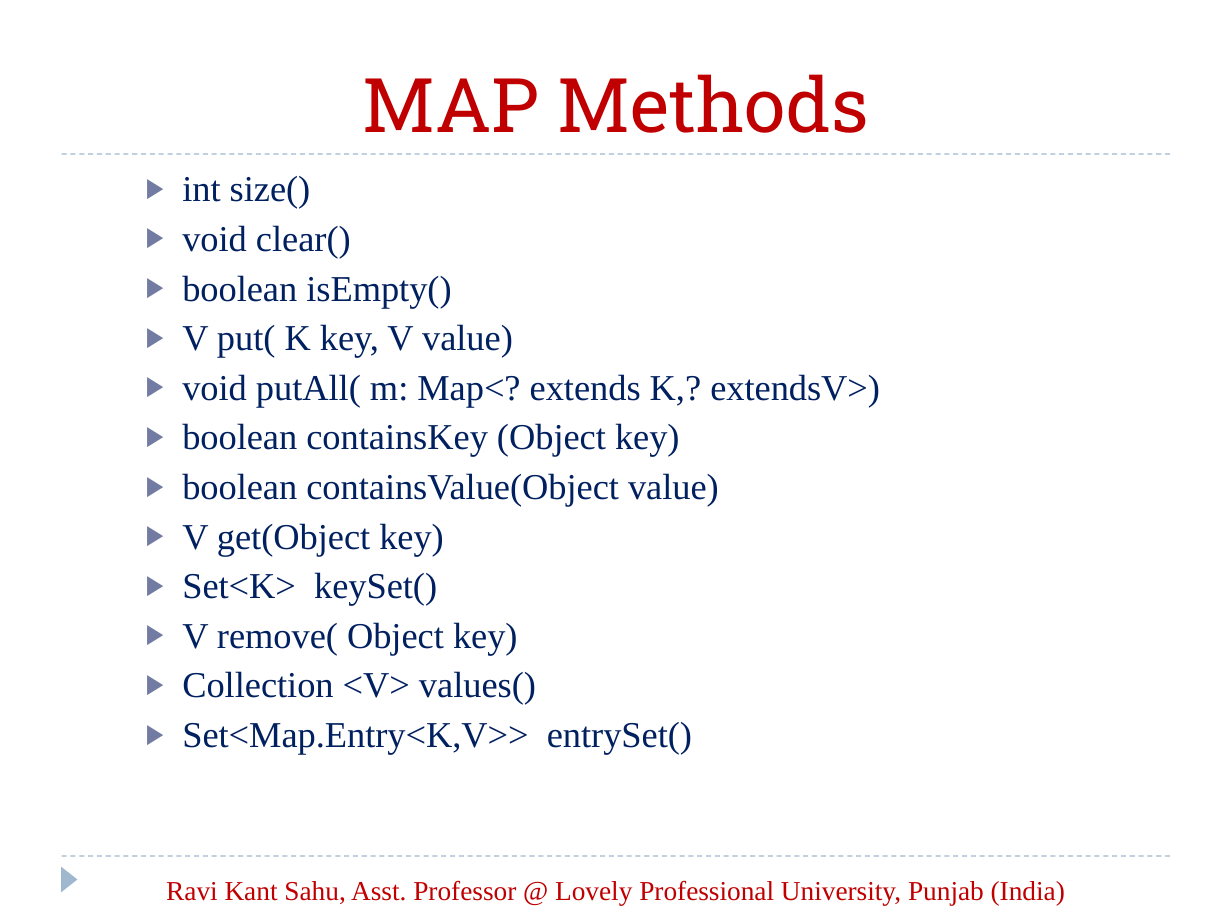
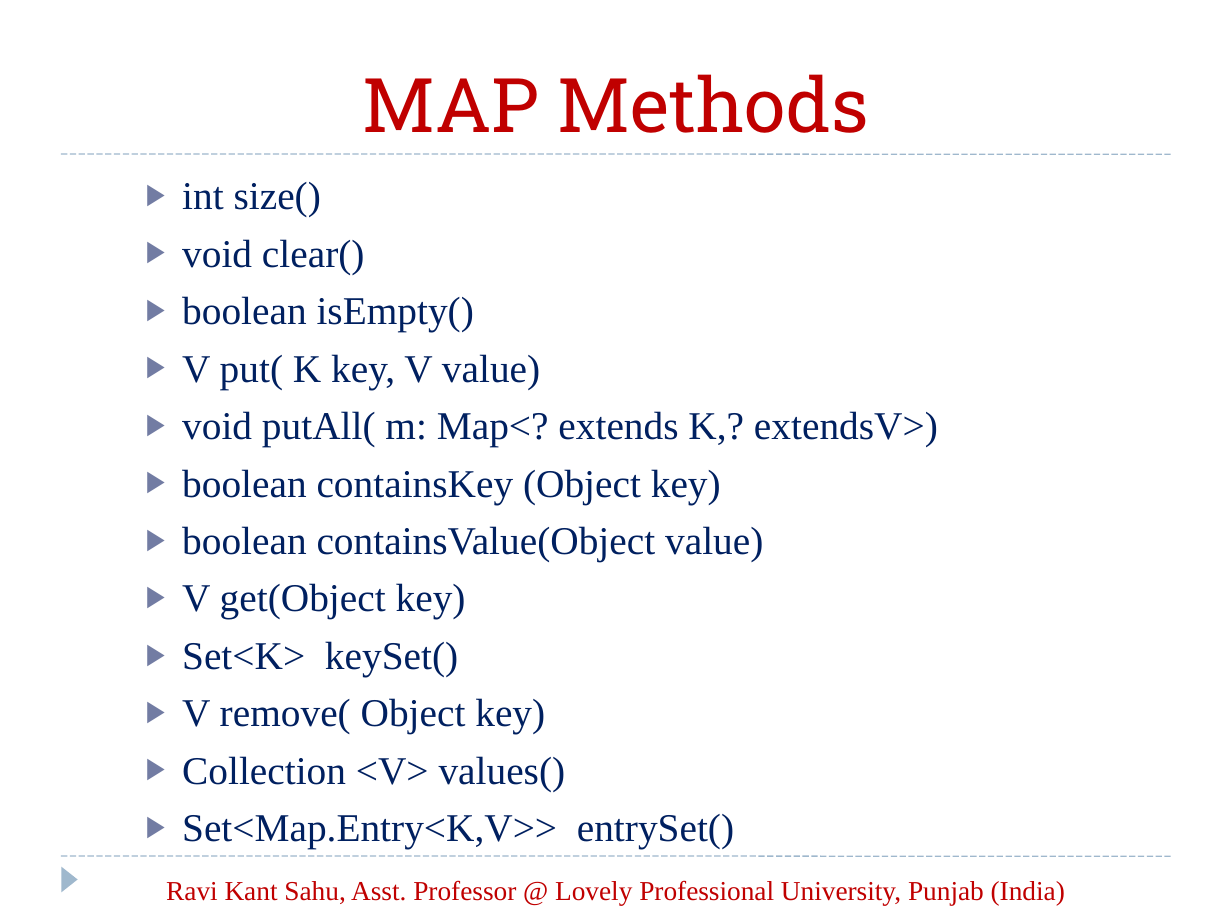
Before and after one commit to vaibhavpareek/JavaNotes, a slide deck: slide 63 of Javafiles/Allppts/23. Collection API.ppt. Drawn at 1232x924 pixels with LibreOffice and Linux fonts; fonts in the diff are those of the drawing. Boxes give left, top, right and bottom in pixels: in the first picture for what was removed or moved away, otherwise in the second. Text is boxed around its words. In the diff, an @@ line names an element or a change of style, - is before the commit and + after.

```diff
--- a/Javafiles/Allppts/23. Collection API.ppt
+++ b/Javafiles/Allppts/23. Collection API.ppt
@@ line (62, 154) - (1170, 154): stroke #9FB8CD 0.74 pt dashed to #9FB8CD 0.74 pt @@
@@ text "int size()" at <box>182,182,938,850</box>: size 21.3 to 23 pt; line spacing 0.9 to 1 @@
@@ line (62, 856) - (1170, 856): stroke #9FB8CD 0.74 pt dashed to #9FB8CD 0.74 pt @@
```
Also in this commit, not shown: 71 other slides changed, 1 slide added, 1 slide removed, 53 other files.
